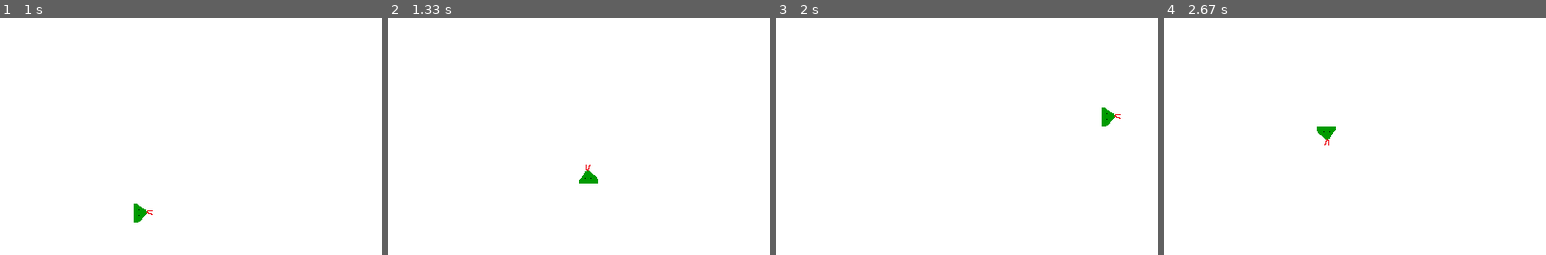
Above: before the commit, frames 1-4 (left to right).
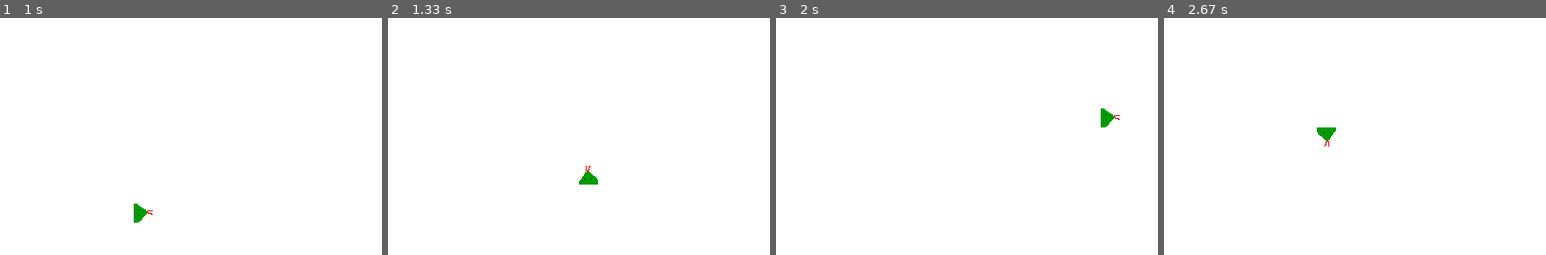
Above: after the commit, the same moments.

Repository: djtrame/Personal
Game: pygame game, started from pygame_test1.py
Two runs of this game, one before a commit and one after it. Both use one fixed random seed, a clock stepped at 60 frames per second and the inputs below.
Inputs:
- Up to frame 1 (1 s): tap C at 0.33 s; hold Right from 0.67 s (still down)
- Up to frame 2 (1.33 s): release Right at 1.13 s; hold Up from 1.17 s (still down)
- Up to frame 3 (2 s): release Up at 1.47 s; hold Right 1.5-1.97 s
- Up to frame 4 (2.67 s): hold Left 2-2.53 s; hold Down from 2.57 s (still down)
The pictures show only the part of the screen within x 50-100%, y 20-70%; the shares and areas given below are measured in that part.

Frame 1 is identical in both runs. In frame 2, less than 0.1% of the frame differs, in the area x 50-55%, y 61-71%; in frame 3, less than 0.1%, in the area x 85-91%, y 37-47%; in frame 4, less than 0.1%.

Commit message:
Finished tutorial 51 and added 2 files.  The first tank file is simply a drawing example, the 2nd file is a new tank game being built.

Diff:
--- a/pygame_test1.py
+++ b/pygame_test1.py
@@ -260,22 +260,22 @@
                     #this also prevents a game crash for doing so
                     if not (direction == "right" and snakeLength > 2):
                         #remove the snakeLength / 10 part if you don't want the snake to speed up as it gets bigger
-                        lead_x_change = -block_size - (snakeLength / 10)
+                        lead_x_change = -block_size
                         lead_y_change = 0
                         direction = "left"
                 elif event.key == pygame.K_RIGHT:
                     if not (direction == "left" and snakeLength > 2):
-                        lead_x_change = block_size + (snakeLength / 10)
+                        lead_x_change = block_size
                         lead_y_change = 0
                         direction = "right"
                 elif event.key == pygame.K_UP:
                     if not (direction == "down" and snakeLength > 2):
-                        lead_y_change = -block_size - (snakeLength / 10)
+                        lead_y_change = -block_size
                         lead_x_change = 0
                         direction = "up"
                 elif event.key == pygame.K_DOWN:
                     if not (direction == "up" and snakeLength > 2):
-                        lead_y_change = block_size + (snakeLength / 10)
+                        lead_y_change = block_size
                         lead_x_change = 0
                         direction = "down"
                 elif event.key == pygame.K_p:
